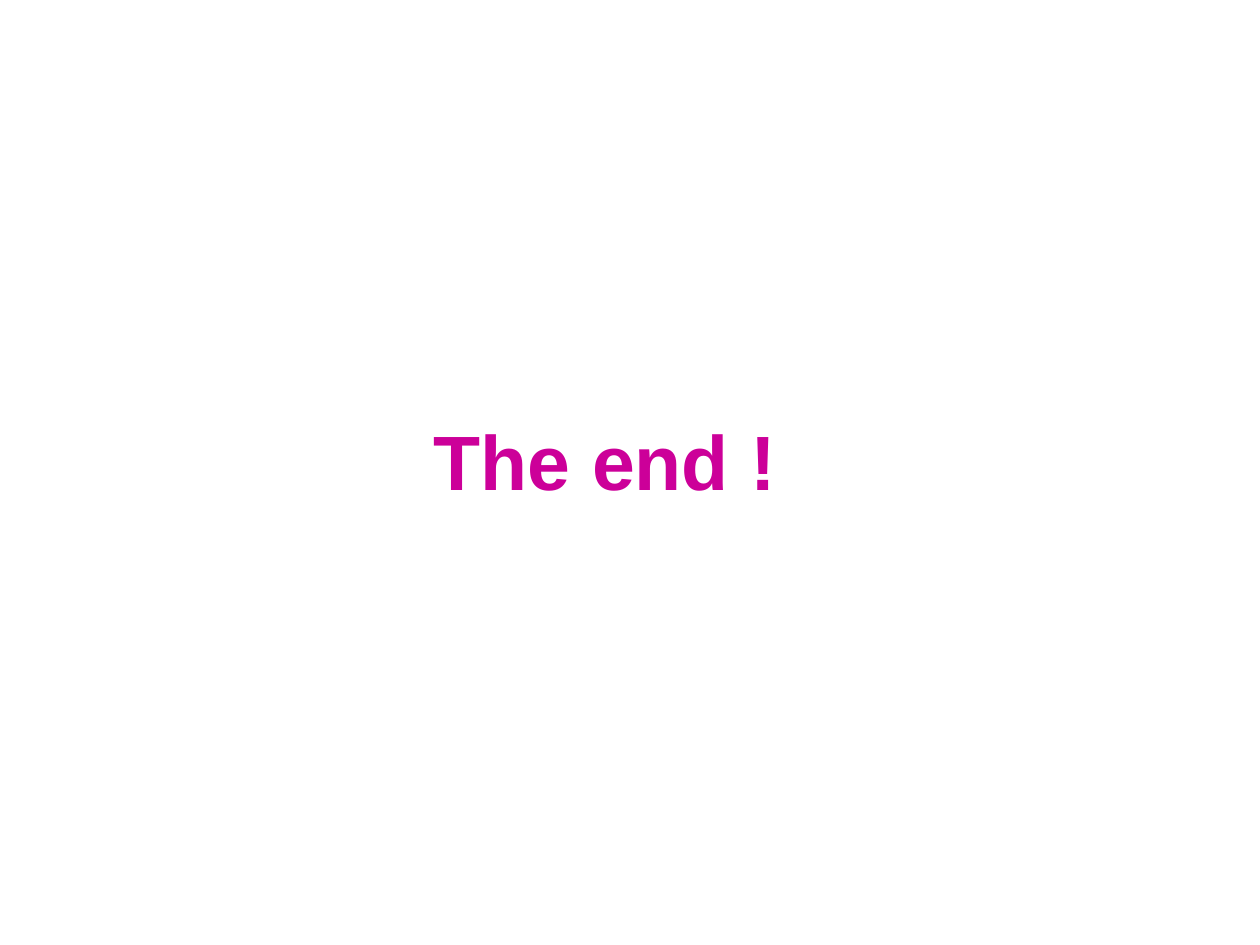
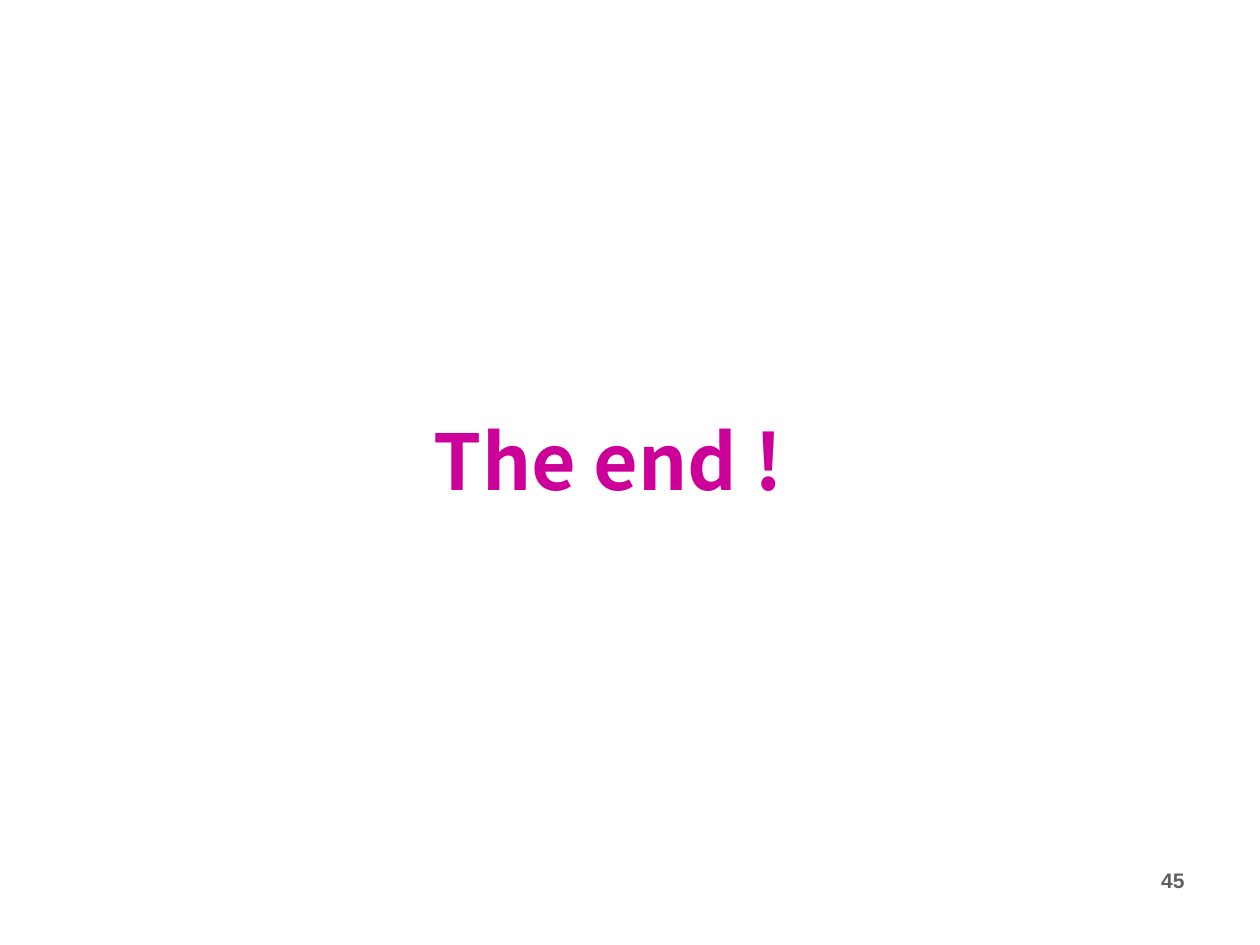
Before and after one commit to king1314okok/littlejsDesign, a slide deck: slide 45 of littleJS/论文/毕设答辩PPT参考.ppt. Drawn at 1260x945 pixels with LibreOffice and Linux fonts; fonts in the diff are those of the drawing; background and template pictures are left out. Boxes give left, top, right and bottom in pixels: in the first picture for what was removed or moved away, otherwise in the second. Text is boxed around its words. In the diff, an @@ line names an element or a change of style, - is before the commit and + after.

```diff
--- a/littleJS/论文/毕设答辩PPT参考.ppt
+++ b/littleJS/论文/毕设答辩PPT参考.ppt
@@ title "The end !" at [434,428,738,491]: font Arial to Noto Sans CJK SC @@
@@ page number at [1161,873,1184,888]: font Times New Roman to Arial, text colour #FFFFFF to #5F5F5F; indent changed @@
```
Also in this commit, not shown: 45 other slides changed.
